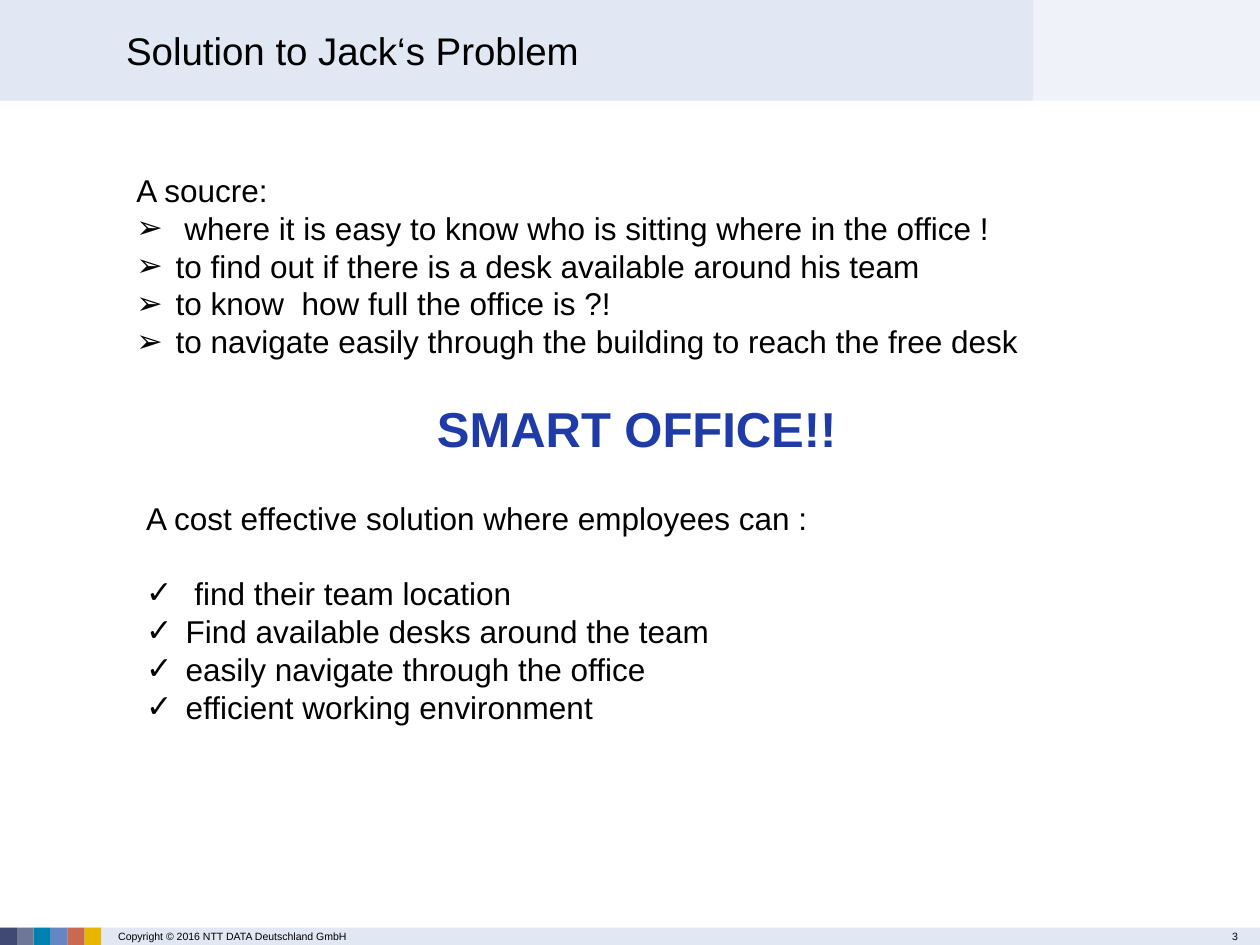
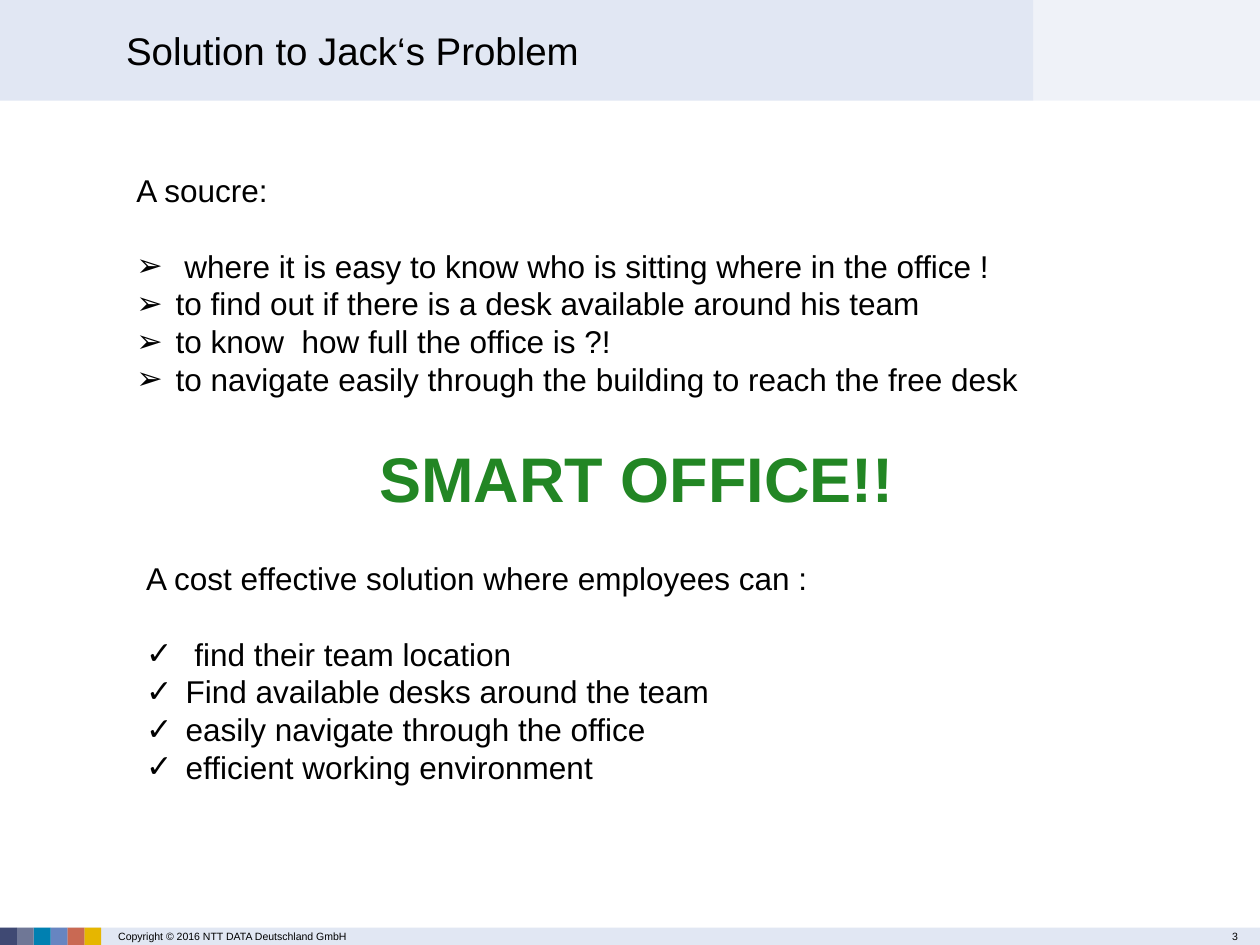
Before and after one commit to ranjitha-kuntimaddi/Smart-Office-, a slide deck: slide 3 of docs/Smart Office – Find My Colleges.pptx. Drawn at 1260x945 pixels with LibreOffice and Linux fonts; fonts in the diff are those of the drawing; background and template pictures are left out. Boxes give left, top, right and bottom in pixels: in the first picture for what was removed or moved away, otherwise in the second. Text is boxed around its words. In the diff, an @@ line names an element or a change of style, - is before the commit and + after.

Commit message:
map

```diff
--- a/docs/Smart Office – Find My Colleges.pptx
+++ b/docs/Smart Office – Find My Colleges.pptx
@@ text "A soucre:" at [136,180,1018,397]: alignment left to justified @@
@@ text "SMART OFFICE!!": place and size @@
-text "SMART OFFICE!!" at [437,412,836,448]
+text "SMART OFFICE!!" at [380,458,894,503]
@@ text "SMART OFFICE!!" at [380,458,894,503]: size 28 to 36 pt, text colour #1F3BA7 to #228624 @@
@@ text "A cost effective solution where ..." at [146,567,790,785]: alignment left to justified @@
@@ text "A cost effective solution where ...": place and size @@
-text "A cost effective solution where ..." at [146,507,790,725]
+text "A cost effective solution where ..." at [146,567,790,785]
```
Also in this commit, not shown: 4 other slides changed, 2 slides added, 1 slide removed.
